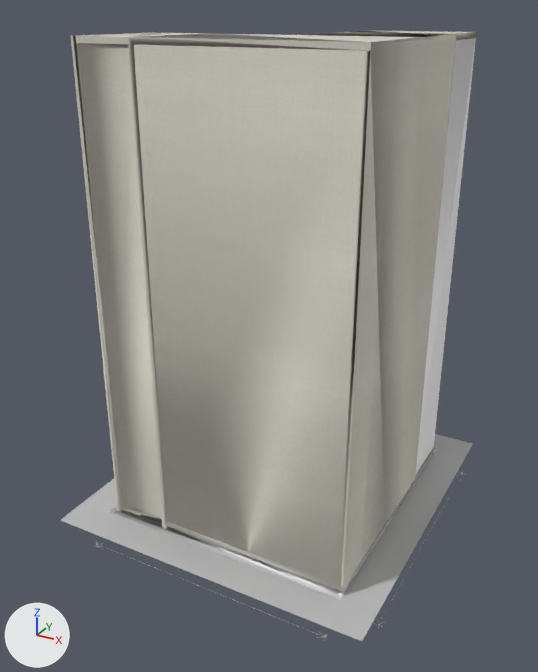
The OBJ model public/Lighting/D2-SC/D2-SC-TI.obj: old version first, new version second.
Camera for both pictures: a 50 mm camera at (110.0, -100.1, 112.9) aimed at (36.2, 34.3, 45.8). The axes (+X, +Y, +Z) are drawn at lower left. The lights are the same throughout. Where no turn or scale is listed for an object, it has been applied to the vertices.

The first picture shows 'D2-SC-TI'.
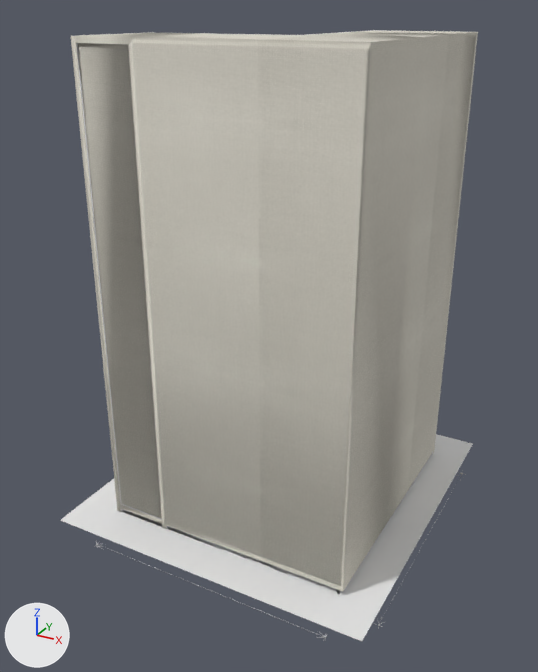
Diff of the bpy script that builds the scene:
```diff
--- a/public/Lighting/D2-SC/D2-SC-TI.obj.py
+++ b/public/Lighting/D2-SC/D2-SC-TI.obj.py
@@ mat_m_cembro4x_jpg__4144960_ori_mlt_melop @@
+mat_m_cembro4x_jpg__4144960_ori_mlt_melop = principled_material('M_CEMBRO4X_JPG__4144960_ORI_MLT_MELOP')
+mat_m_cembro4x_jpg__4144960_ori_mlt_melop.base_color = (0.8, 0.8, 0.8)  # white #e7e7e7
+mat_m_cembro4x_jpg__4144960_ori_mlt_melop.roughness = 1.0
@@ mat_material2 @@
+mat_material2 = principled_material('Material2')
+mat_material2.base_color = (0.8, 0.8, 0.8)  # white #e7e7e7
+mat_material2.roughness = 1.0
@@ me_d2_sc_ti @@
 # used by ob_d2_sc_ti; location = (0.0, 0.0, 0.0)
-me_d2_sc_ti.from_pydata(...)  # 4088 vertices, 11403 faces; spans x 0.0..75.7, y 0.0..78.9, z 0.0..108.5
+me_d2_sc_ti.from_pydata(...)  # 4571 vertices, 12552 faces; spans x 0.0..75.7, y 0.0..78.9, z 0.0..108.5
+# me_d2_sc_ti part 1: 278 vertices moved within x 9.8..66.1, y 10.6..69.1, z 4.9..89.1; 483 vertices added at x 45.6..66.9, y 68.2..69.4, z 5.1..108.5
+# me_d2_sc_ti part 2: 4265 kept faces spanning x 7.9..75.7, y 0.2..71.0, z 0.0..108.5 get new texture (UV) coordinates
+# me_d2_sc_ti part 3: 3040 faces spanning x 9.5..75.7, y 0.2..69.4, z 0.0..108.5 switch from mat_mo_tatamiavorio4x_jpg__16777216_ori_mlt_melop (picture img_mo_tatamiavorio4x_jpg__16777216_ori_mlt_melop_jpg) to mat_m_cembro4x_jpg__4144960_ori_mlt_melop (white #e7e7e7)
+# me_d2_sc_ti part 4: 615 faces spanning x 7.9..66.9, y 7.9..71.0, z 4.9 switch from mat_frontcolor (white #ffffff) to mat_material2 (white #e7e7e7)
+# me_d2_sc_ti part 5: 8 faces spanning x 0.0..74.8, y 0.0..78.9, z 4.9 switch from mat_material4 (grey #bbbbbb) to mat_material2 (white #e7e7e7)
 me_d2_sc_ti.materials.append(mat_material)
```

What differs and where, as boxes [x1, y1, x2, y2] in the pictures (538 x 672 px):
'D2-SC-TI', reshaped: before [61, 30, 476, 641]; after [61, 30, 478, 641]
part 1 of me_d2_sc_ti, built on: before [110, 450, 434, 597]; after [110, 30, 478, 597]
part 2 of me_d2_sc_ti, surface changed: [84, 32, 457, 591] in both
part 3 of me_d2_sc_ti, recoloured: [76, 30, 415, 641] in both
part 4 of me_d2_sc_ti, recoloured (white to grey): [113, 509, 340, 598] in both
part 5 of me_d2_sc_ti, recoloured (grey to white): [61, 434, 473, 641] in both
